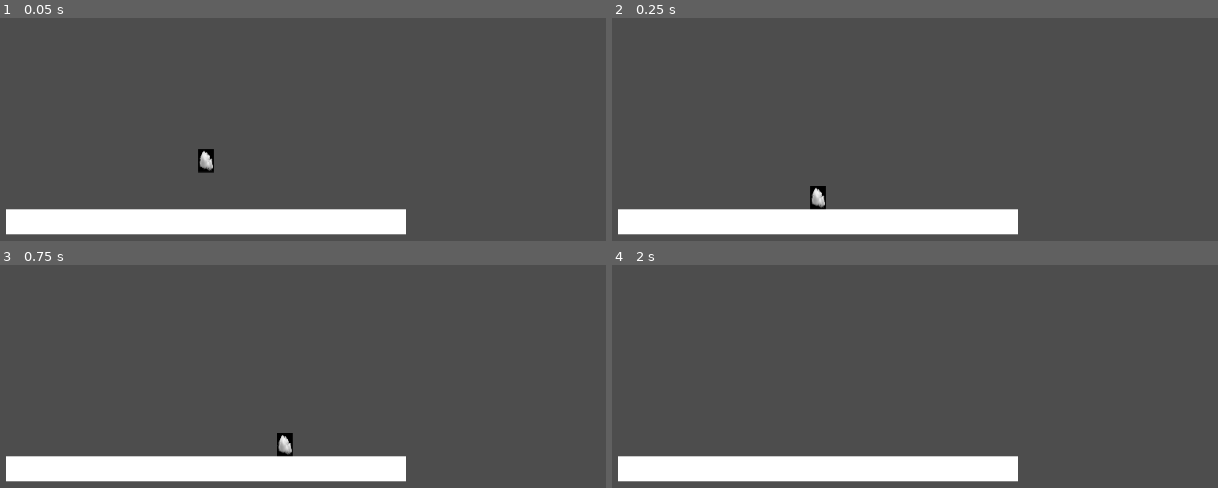
Above: before the commit, frames 1-4 (two rows, left to right).
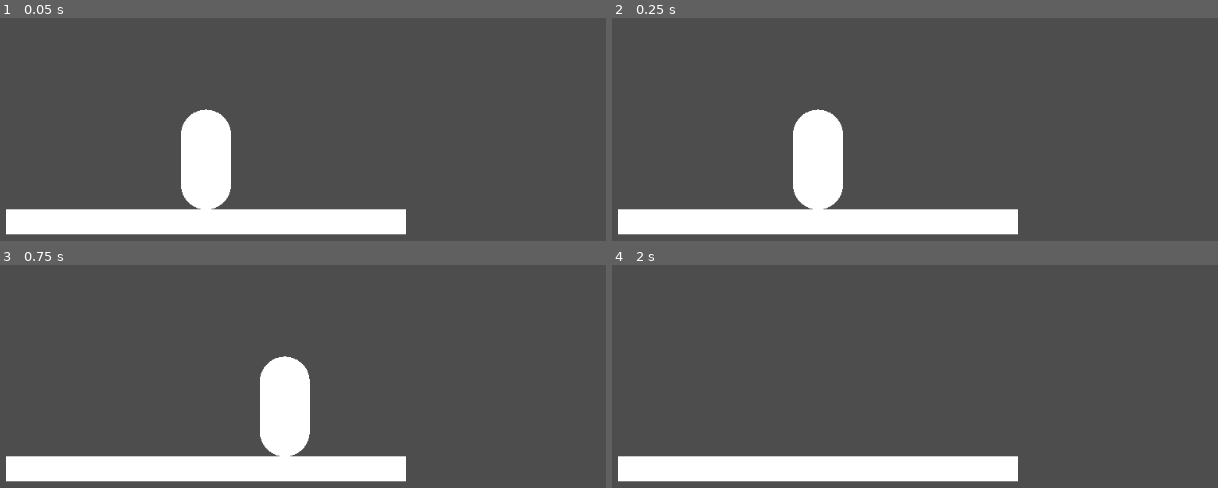
Above: after the commit, the same moments.

Repository: sushicastra/BBGame
Game: Godot game, scene res://scenes/main.tscn
Two runs of this game, one before a commit and one after it. Both use one fixed random seed, a clock stepped at 60 frames per second and the inputs below.
Inputs:
- Up to frame 1 (0.05 s): no input
- Up to frame 2 (0.25 s): no input
- Up to frame 3 (0.75 s): tap Enter at 0.5 s; hold D (right) from 0.53 s (still down)
- Up to frame 4 (2 s): keep holding D (right); tap Space (jump) at 0.77, 1.52 s

The runs differ from the first frame. In frame 1, 3.3% of the frame differs, in the area x 29-39%, y 40-87%; in frame 2, 3.3%; in frame 3, 3.3%; in frame 4, nothing differs.

Commit message:
index update

Diff:
--- a/platformer/scenes/player.tscn
+++ b/platformer/scenes/player.tscn
@@ -1,13 +1,18 @@
 [gd_scene load_steps=8 format=3 uid="uid://uvjc6oyn6dr0"]
 
 [ext_resource type="Script" path="res://scripts/player.gd" id="1_057o0"]
-[ext_resource type="Texture2D" uid="uid://c4f4cvatillwb" path="res://sprites/cloud.jpg" id="2_npcvp"]
 [ext_resource type="Script" path="res://scripts/player_modules/input_module.gd" id="3_byxxy"]
 [ext_resource type="Script" path="res://scripts/player_modules/run_module.gd" id="4_gdhfx"]
 [ext_resource type="Script" path="res://scripts/player_modules/jump_module.gd" id="5_262f3"]
 [ext_resource type="Script" path="res://scripts/player_modules/gravity_module.gd" id="5_t6ono"]
 
+[sub_resource type="CapsuleMesh" id="CapsuleMesh_14iq8"]
+radius = 32.0
+height = 128.0
+
 [sub_resource type="CapsuleShape2D" id="CapsuleShape2D_q6icd"]
+radius = 32.0
+height = 128.0
 
 [node name="Player" type="CharacterBody2D" node_paths=PackedStringArray("input", "run", "jump", "gravity")]
 script = ExtResource("1_057o0")
@@ -16,9 +21,8 @@
 jump = NodePath("JumpModule")
 gravity = NodePath("GravityModule")
 
-[node name="Sprite2D" type="Sprite2D" parent="."]
-scale = Vector2(0.0104167, 0.025)
-texture = ExtResource("2_npcvp")
+[node name="MeshInstance2D" type="MeshInstance2D" parent="."]
+mesh = SubResource("CapsuleMesh_14iq8")
 
 [node name="AnimationModule" type="Node" parent="."]
 
Not shown, changed: docs/index.html
Not shown, changed: docs/index.js
Not shown, changed: docs/index.pck
Not shown, changed: docs/index.wasm
